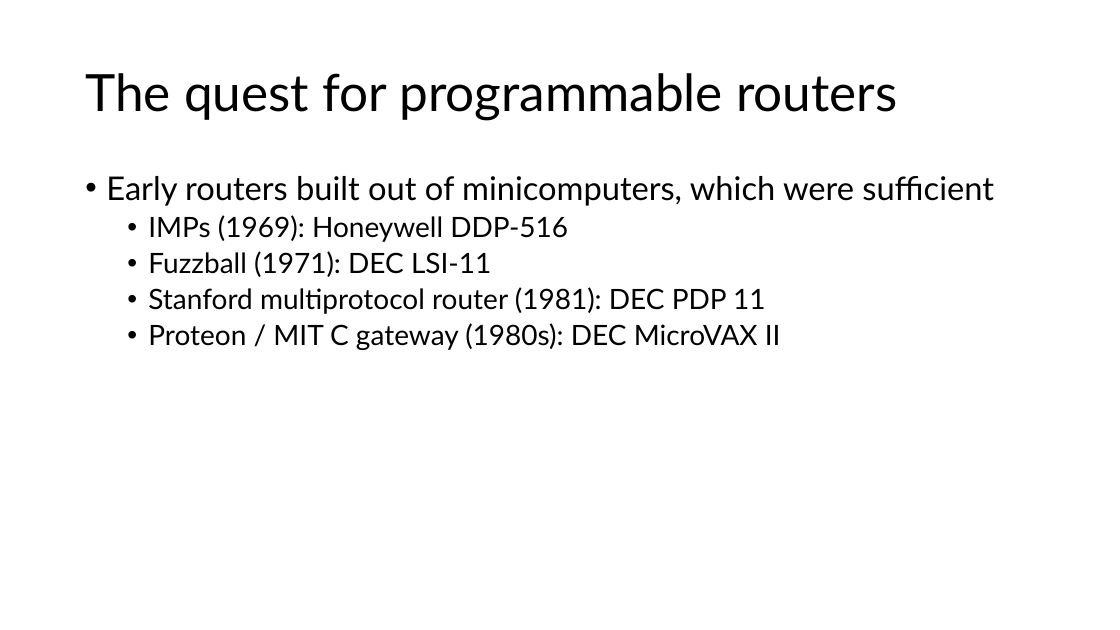
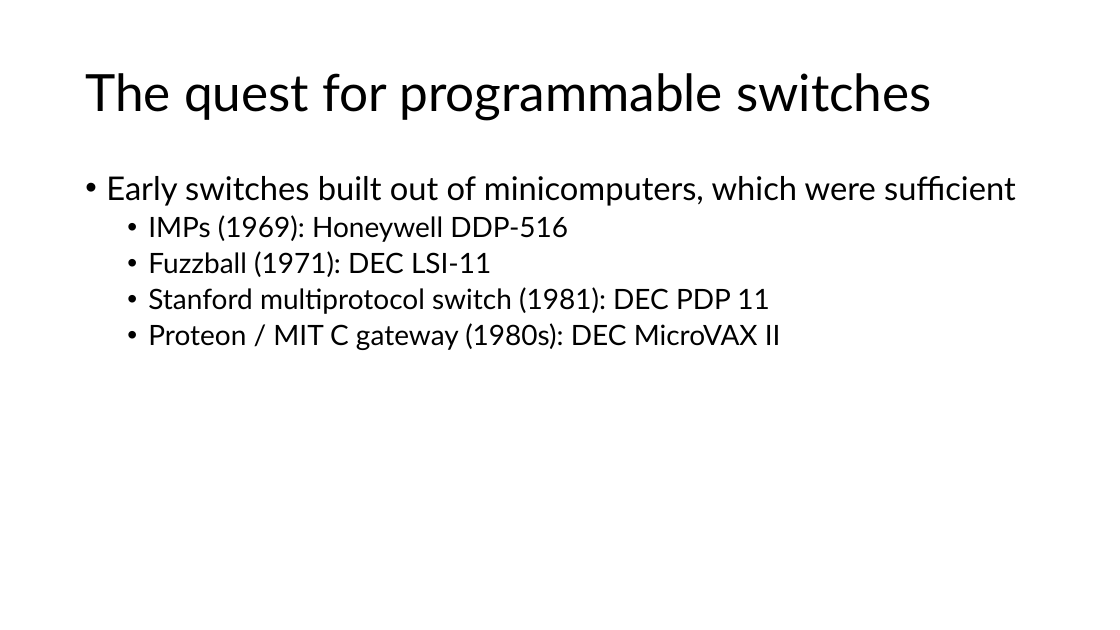
Before and after one commit to anirudhSK/pifo-domino-marple-ppts, a slide deck: slide 5 of combined_domino_pifo.pptx. Drawn at 1120x630 pixels with LibreOffice and Linux fonts; fonts in the diff are those of the drawing. Boxes give left, top, right and bottom in pixels: in the first picture for what was removed or moved away, otherwise in the second. Text is boxed around its words. In the diff, an @@ line names an element or a change of style, - is before the commit and + after.

Commit message:
Rename router to switch.
I think switch works better, router pipelines, shared-memory routers,
and router chips are all really confusing.

```diff
--- a/combined_domino_pifo.pptx
+++ b/combined_domino_pifo.pptx
@@ title at box(85, 73, 932, 120): text changed @@
-The quest for programmable routers
+The quest for programmable switches
@@ text at box(106, 176, 1016, 206): text changed @@
-• Early routers built out of minicomputers, which were sufficient
+• Early switches built out of minicomputers, which were sufficient
@@ text at box(148, 287, 769, 314): text changed @@
-  • Stanford multiprotocol router (1981): DEC PDP 11
+  • Stanford multiprotocol switch (1981): DEC PDP 11
```
Also in this commit, not shown: 10 other slides changed.
